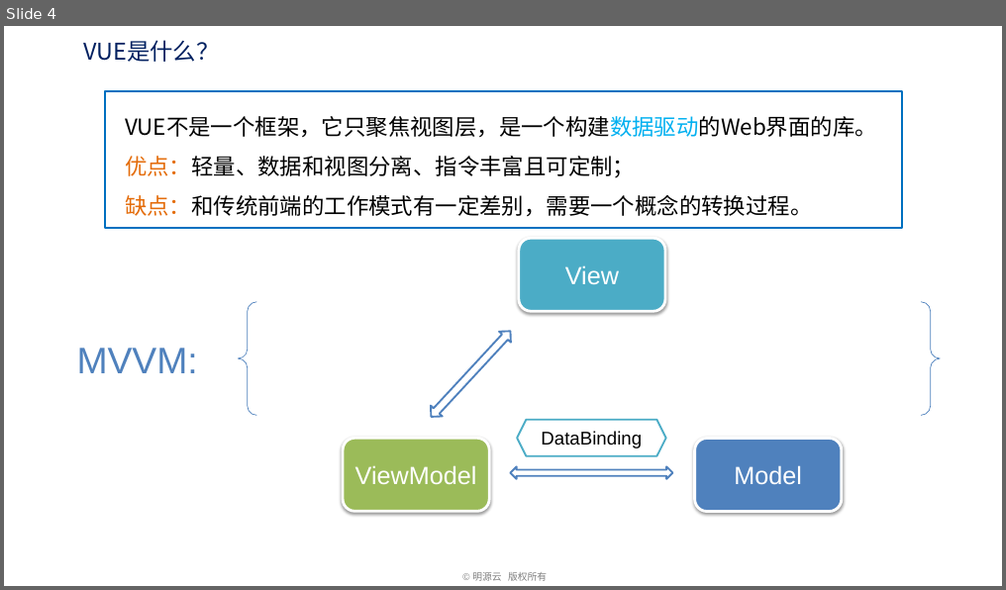
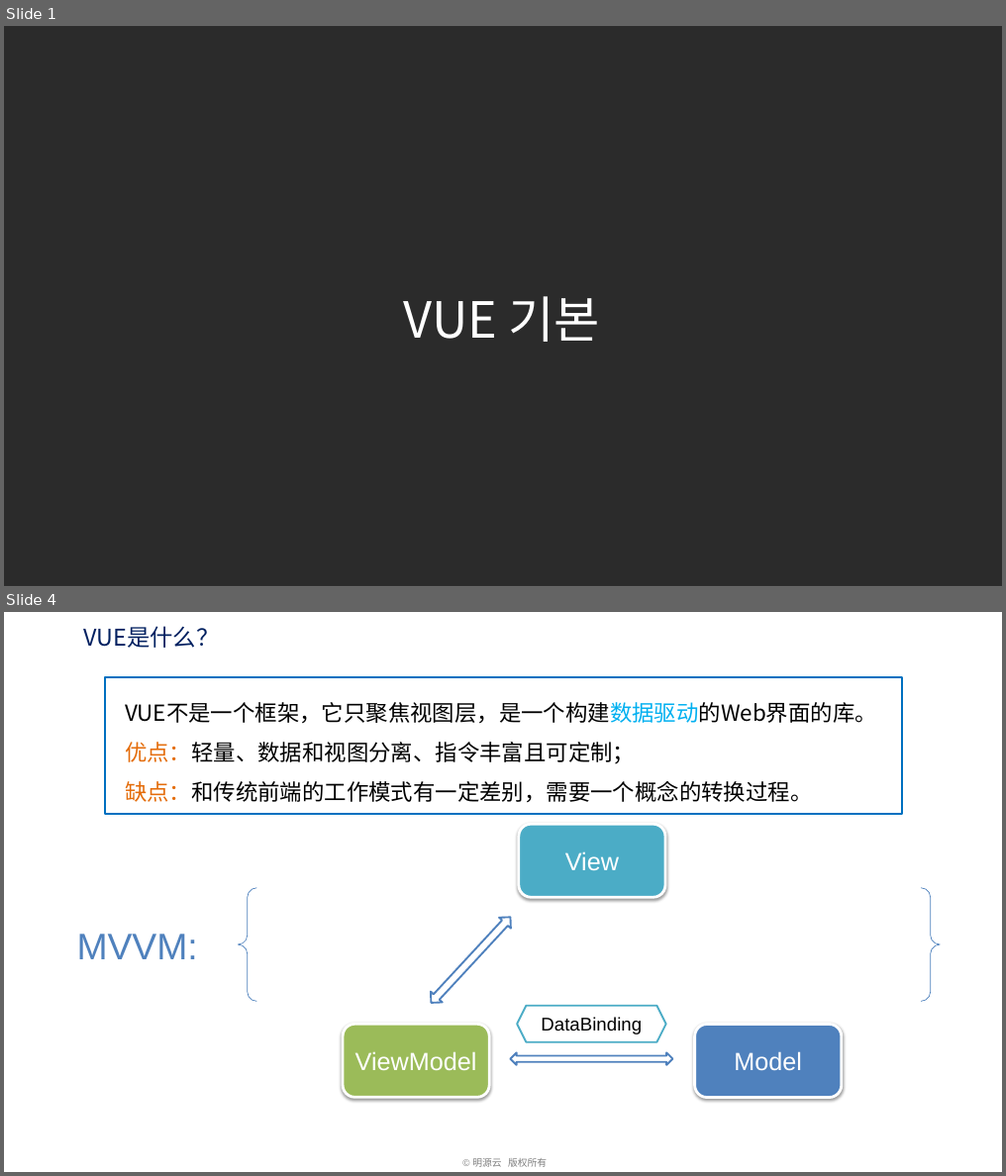
Before and after one commit to freelife1191/front_sample, a slide deck: learn/vue-how-to-learn/lesson/1.vue 기초/VUE 기본 사항.pptx. Shown one above the other, each under a label of ours: slide 4 before the commit, slides 1 and 4 after it; the slides between them are not shown. The pictures are 1006x590 and 1006x1176 pixels, drawn with LibreOffice and Linux fonts; fonts in the diff are those of the drawing; background and template pictures are left out; a plain dark background stands for a picture behind light text. Boxes give left, top, right and bottom in pixels: in the first picture for what was removed or moved away, otherwise in the second. Text is boxed around its words. In the diff, an @@ line names an element or a change of style, - is before the commit and + after.

```diff
--- a/learn/vue-how-to-learn/lesson/1.vue 기초/VUE 기본 사항.pptx
+++ b/learn/vue-how-to-learn/lesson/1.vue 기초/VUE 기본 사항.pptx
@@ slide 1 added at bbox=[4, 26, 1002, 586], background picture (left out) @@
@@ text added at bbox=[404, 296, 601, 342], 54 pt, text #FFFFFF @@
+VUE 기본
```
Also in this commit, not shown: 1 slide changed, 9 other slides added, 10 slides removed, 2 other files.
